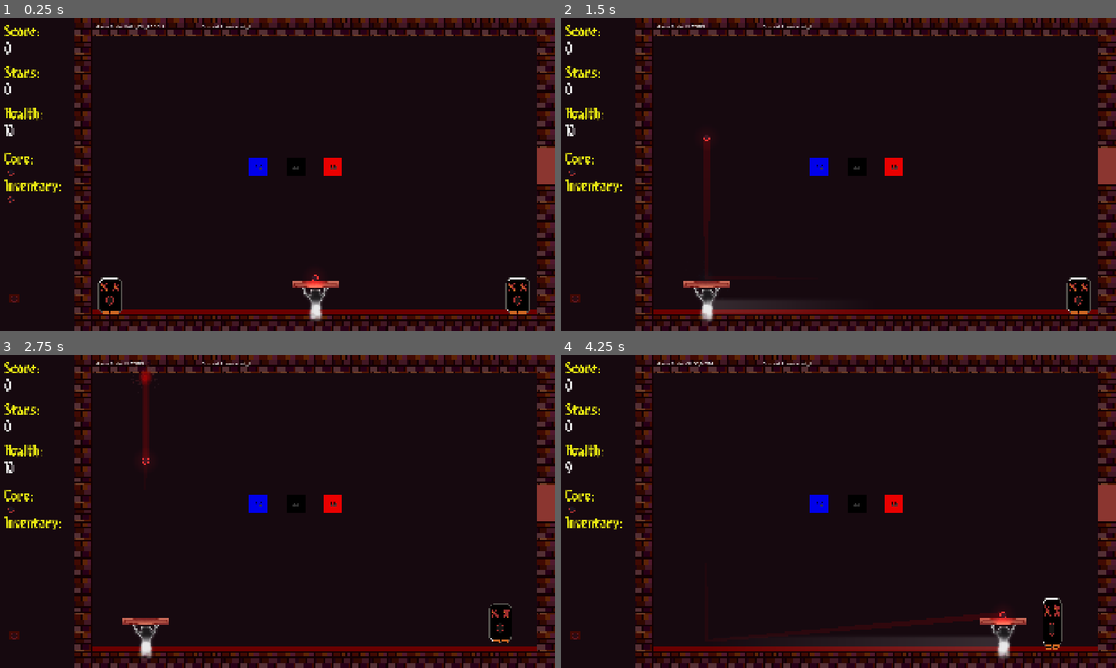
Above: before the commit, frames 1-4 (two rows, left to right).
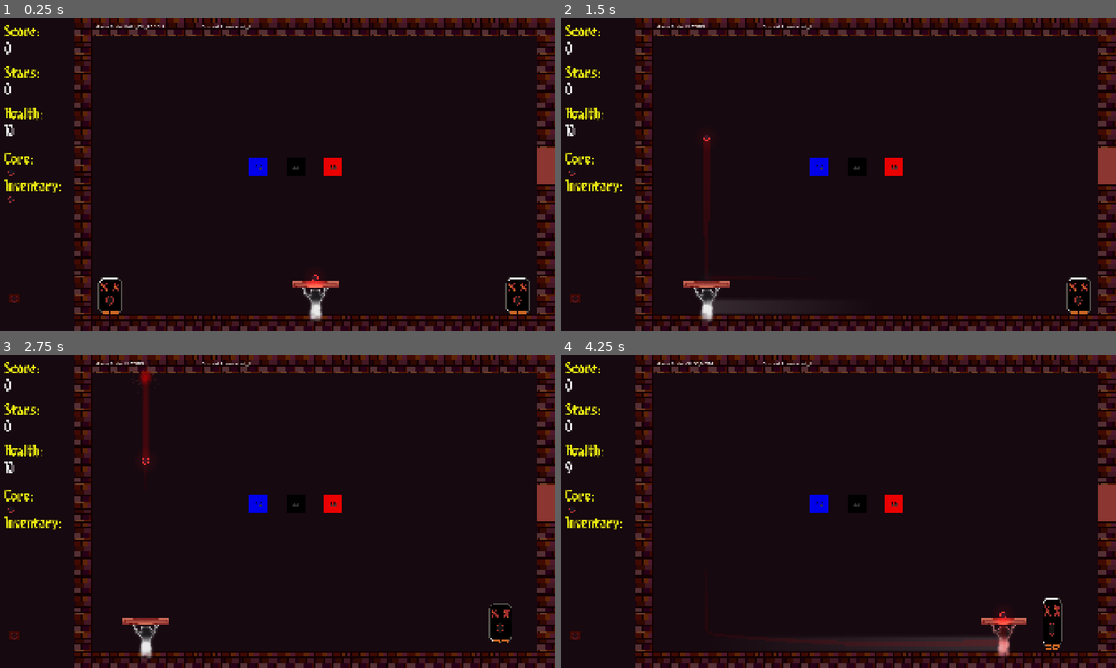
Above: after the commit, the same moments.

Repository: lostpoet999/escape_to_marty
Game: Godot game, scene res://scenes_and_scripts/levels/test_scene.tscn
The game is run twice, just before and just after one commit, with the same random seed, the same clock (stepped at 60 frames per second) and the same inputs. This scene is started directly instead of the project's main scene. Sound files missing from this copy of the repository are replaced by a short silence.
Inputs (mouse positions are in pixels of both pictures, inside the frame that each line leads up to):
- Up to frame 1 (0.25 s): no input
- Up to frame 2 (1.5 s): click (572, 171) at 0.52 s; click (572, 199) at 1.27 s
- Up to frame 3 (2.75 s): click (11, 508) at 2 s
- Up to frame 4 (4.25 s): click (572, 508) at 2.75 s; move the mouse to (866, 511) at 3.52 s; hold Tab (click_mode_toggle) from 3.53 s (still down); click (866, 511) at 3.67 s

The runs differ from the first frame. In frame 1, 1.1% of the frame differs, in the area x 16-97%, y 93-95%; in frame 2, 1.2%; in frame 3, 1.2%; in frame 4, 2.1%, in the area x 16-97%, y 82-97%.

Commit message:
feat: updated how david takes damage visuals

Diff:
--- a/scenes_and_scripts/ball/ball.gd
+++ b/scenes_and_scripts/ball/ball.gd
@@ -36,6 +36,7 @@
 @onready var paddle: Paddle = $"../Paddle"
 @onready var paddle_collision: CollisionShape2D = $"../Paddle/PaddleCollisionShape"
 @onready var ball_collision: CollisionShape2D = $bounce_collision_shape
+var is_tweening_to_david: bool = false
 
 @onready var ball_half_height: float = (ball_collision.shape as CircleShape2D).radius
 @onready var effects_node: Node = $Effects
@@ -80,7 +81,38 @@
 	var offset: float = ball_half_height + get_paddle_half_height() + 1
 	position = paddle.global_position + Vector2(0, -offset)
 	on_paddle = true
+	ball_collision.set_deferred("disabled", false)
+	set_physics_process(true)
+	is_tweening_to_david = false
 	GameManager.change_state(GameManager.GameState.BALL_ON_PADDLE)
+
+
+func tween_to_david(hit_pos: Vector2) -> void:
+	is_tweening_to_david = true
+	set_physics_process(false)
+	ball_collision.set_deferred("disabled", true)
+
+	var david: Node2D = get_tree().get_first_node_in_group("david")
+	var hit_target: Node2D = david.get_node("DavidHitTarget")
+
+	var p0: Vector2 = hit_pos
+	var p2: Vector2 = hit_target.global_position
+	var mid: Vector2 = (p0 + p2) * 0.5
+	var sag: float = 40.0
+	var p1: Vector2 = mid + Vector2(0, sag)
+
+	var tw: Tween = create_tween().set_trans(Tween.TRANS_SINE).set_ease(Tween.EASE_IN_OUT)
+	tw.tween_method(
+		func(t: float) -> void:
+			global_position = _bezier(t, p0, p1, p2),
+		0.0, 1.0, 0.2
+	)
+	await tw.finished
+
+
+func _bezier(t: float, p0: Vector2, p1: Vector2, p2: Vector2) -> Vector2:
+	var u: float = 1.0 - t
+	return u * u * p0 + 2.0 * u * t * p1 + t * t * p2
 
 func repopulate_effects_from_inventory() -> void:
 	powerup_array.clear()
--- a/scenes_and_scripts/collectibles/star_collectible.gd
+++ b/scenes_and_scripts/collectibles/star_collectible.gd
@@ -17,9 +17,10 @@
 	if area.is_in_group(GameManager.DEATH_WALLS):
 		Signalbus.star_collected.emit(-1)
 		queue_free()
+	elif area.is_in_group("david"): collect_star()
 
-func _on_body_entered(body: Node2D) -> void:
-	if body.is_in_group(GameManager.PADDLE):
+
+func collect_star()->void:
 		collected = true
 		set_deferred("monitoring", false)
 		Signalbus.star_collected.emit(-1)
@@ -27,3 +28,7 @@
 		PlayerData.change_player_stars(star_value)
 		visible = false
 		call_deferred("queue_free")
+
+func _on_body_entered(body: Node2D) -> void:
+	if body.is_in_group(GameManager.PADDLE):
+		collect_star()
--- a/scenes_and_scripts/inventory/item_pool.tres
+++ b/scenes_and_scripts/inventory/item_pool.tres
@@ -2,12 +2,12 @@
 
 [ext_resource type="Script" uid="uid://c883xeifksqne" path="res://scenes_and_scripts/powerups_and_effects/base_item.gd" id="1_8japa"]
 [ext_resource type="Script" uid="uid://d2lueb6p5il1v" path="res://scenes_and_scripts/inventory/item_pool.gd" id="2_upo5x"]
-[ext_resource type="Resource" uid="uid://b1myuckbujeku" path="res://scenes_and_scripts/powerups_and_effects/ball_powerups/2x_damage..tres" id="3_ee38i"]
+[ext_resource type="Resource" uid="uid://b1myuckbujeku" path="res://scenes_and_scripts/powerups_and_effects/ball_powerups/2x_damage.tres" id="3_ee38i"]
 [ext_resource type="Resource" uid="uid://fyf4owjki76f" path="res://scenes_and_scripts/powerups_and_effects/ball_powerups/plus_two_dmg.tres" id="3_kfe0u"]
 [ext_resource type="Resource" uid="uid://ctgr6av7wt1l4" path="res://scenes_and_scripts/powerups_and_effects/paddle_active_powerups/paddle_active_test.tres" id="4_ee38i"]
-[ext_resource type="Resource" uid="uid://c7gdauspp2vbh" path="res://scenes_and_scripts/powerups_and_effects/ball_powerups/+3 test.tres" id="5_ee38i"]
+[ext_resource type="Resource" uid="uid://c7gdauspp2vbh" path="res://scenes_and_scripts/powerups_and_effects/ball_powerups/+3_test.tres" id="5_ee38i"]
 [ext_resource type="Resource" uid="uid://8rrbt0jirryc" path="res://scenes_and_scripts/powerups_and_effects/paddle_active_powerups/paddle_shot2.tres" id="6_oyjj8"]
-[ext_resource type="Resource" uid="uid://cyfkiym60unn" path="res://scenes_and_scripts/powerups_and_effects/paddle_powerups/paddle_lenght_up_1.tres" id="7_4n03o"]
+[ext_resource type="Resource" uid="uid://cyfkiym60unn" path="res://scenes_and_scripts/powerups_and_effects/paddle_powerups/paddle_length_up_1.tres" id="7_4n03o"]
 
 [resource]
 script = ExtResource("2_upo5x")
--- a/scenes_and_scripts/levels/floor_1_the_lighthouse/floor_1_layout.tres
+++ b/scenes_and_scripts/levels/floor_1_the_intersection/floor_1_layout.tres
@@ -2,12 +2,12 @@
 
 [ext_resource type="Script" uid="uid://pnkwdspwmpwe" path="res://scenes_and_scripts/levels/room_entry.gd" id="1_hqd6g"]
 [ext_resource type="Script" uid="uid://bvs3ugvgbabkc" path="res://scenes_and_scripts/levels/floor_data.gd" id="2_j7weq"]
-[ext_resource type="PackedScene" uid="uid://bordljimg38oq" path="res://scenes_and_scripts/levels/floor_1_the_lighthouse/combat_1_1.tscn" id="3_hqd6g"]
+[ext_resource type="PackedScene" uid="uid://bordljimg38oq" path="res://scenes_and_scripts/levels/floor_1_the_intersection/combat_1_1.tscn" id="3_hqd6g"]
 [ext_resource type="PackedScene" uid="uid://bhyu3nftn678w" path="res://scenes_and_scripts/levels/common_rooms/start_1.tscn" id="3_n2un6"]
-[ext_resource type="PackedScene" uid="uid://b3skgrm0cpgc1" path="res://scenes_and_scripts/levels/floor_1_the_lighthouse/combat_1_2.tscn" id="4_n2un6"]
-[ext_resource type="PackedScene" uid="uid://bk4fir2rv0b7w" path="res://scenes_and_scripts/levels/floor_1_the_lighthouse/combat_1_3.tscn" id="5_3m4i2"]
+[ext_resource type="PackedScene" uid="uid://b3skgrm0cpgc1" path="res://scenes_and_scripts/levels/floor_1_the_intersection/combat_1_2.tscn" id="4_n2un6"]
+[ext_resource type="PackedScene" uid="uid://bk4fir2rv0b7w" path="res://scenes_and_scripts/levels/floor_1_the_intersection/combat_1_3.tscn" id="5_3m4i2"]
 [ext_resource type="PackedScene" uid="uid://7vttec5plsdk" path="res://scenes_and_scripts/levels/common_rooms/powerup_1.tscn" id="6_1f751"]
-[ext_resource type="PackedScene" uid="uid://c8g1d60jilaq4" path="res://scenes_and_scripts/levels/floor_1_the_lighthouse/combat_1_4.tscn" id="7_87kjy"]
+[ext_resource type="PackedScene" uid="uid://c8g1d60jilaq4" path="res://scenes_and_scripts/levels/floor_1_the_intersection/combat_1_4.tscn" id="7_87kjy"]
 [ext_resource type="PackedScene" uid="uid://dascwkaim2un" path="res://scenes_and_scripts/memories/memory_1_1.tscn" id="8_d5n1e"]
 [ext_resource type="PackedScene" uid="uid://bwuoolbwt8v67" path="res://scenes_and_scripts/levels/common_rooms/shop_1.tscn" id="9_kvvos"]
 [ext_resource type="PackedScene" uid="uid://btijrxb2gp1en" path="res://scenes_and_scripts/memories/memory_1_2.tscn" id="10_d5n1e"]
--- a/scenes_and_scripts/player/paddle.gd
+++ b/scenes_and_scripts/player/paddle.gd
@@ -16,6 +16,7 @@
 
 var accumulated_mouse_movement_x: float = 0
 var mouse_sensitivity: float = 1.0
+var is_tweening_to_david: bool = false
 
 
 var base_scale_x: float
@@ -165,6 +166,19 @@
 		if active_paddle_powerup:
 			active_paddle_powerup.activate(self,projectiles)
 
+func hit_feedback() -> void:
+	# scale pulse — David is a child, so he pulses too
+	var base_scale: Vector2 = scale
+	var tw_scale: Tween = create_tween().set_trans(Tween.TRANS_QUAD).set_ease(Tween.EASE_OUT)
+	tw_scale.tween_property(self, "scale", base_scale * 0.9, 0.06)
+	tw_scale.tween_property(self, "scale", base_scale, 0.18)
+
+	# red flash on David only
+	var david: Node2D = $David
+	david.modulate = Color.RED
+	var tw_flash: Tween = create_tween()
+	tw_flash.tween_property(david, "modulate", Color.WHITE, 0.22)
+
 func get_movement_direction() -> float:
 	return current_speed
 
--- a/scenes_and_scripts/player/paddle.tscn
+++ b/scenes_and_scripts/player/paddle.tscn
@@ -47,14 +47,19 @@
 [node name="spawn_right" type="Marker2D" parent="." unique_id=1006701272]
 position = Vector2(61, -4)
 
-[node name="GhostDavid" parent="." unique_id=1136750017 instance=ExtResource("3_sflau")]
-modulate = Color(1, 1, 1, 0.7921569)
-position = Vector2(0, 10)
-
 [node name="MouseGestures" parent="." unique_id=662497496 instance=ExtResource("4_ireb1")]
 
 [node name="Paddle" type="Node2D" parent="." unique_id=192741555]
 
-[node name="David" type="CollisionShape2D" parent="." unique_id=544298755]
+[node name="David" type="Area2D" parent="." unique_id=947183434 groups=["david"]]
+
+[node name="DavidCollider" type="CollisionShape2D" parent="David" unique_id=544298755]
 position = Vector2(1, 67)
 shape = SubResource("RectangleShape2D_ireb1")
+
+[node name="GhostDavid" parent="David" unique_id=1136750017 instance=ExtResource("3_sflau")]
+modulate = Color(1, 1, 1, 0.7921569)
+position = Vector2(0, 10)
+
+[node name="DavidHitTarget" type="Marker2D" parent="David" unique_id=773740869]
+position = Vector2(1, 59)
--- a/scenes_and_scripts/powerups_and_effects/ball_effects/damage_effects/Base Definition/base_damage_effect.gd
+++ b/scenes_and_scripts/powerups_and_effects/ball_effects/damage_effects/Base Definition/base_damage_effect.gd
@@ -17,5 +17,10 @@
 	if damage_target.is_in_group("bricks"):
 		damage_target.call("accept_damage", ball_ref.ball_dmg, damage_types) #TODO: biforcate click damage from ball bounce damage
 	elif damage_target.is_in_group("DeathWalls"):
+		if ball_ref.is_tweening_to_david:
+			return
+		await ball_ref.tween_to_david(ball_ref.global_position)
+		PlayerData.accept_damage(int(ball_ref.ball_dmg))
+		ball_ref.paddle.hit_feedback()
+		SFX.play_sound("player_hurt")
 		ball_ref.position_ball_on_paddle()
-		PlayerData.accept_damage(int(ball_ref.ball_dmg))
--- a/scenes_and_scripts/sound_system/entity_sfx.tscn
+++ b/scenes_and_scripts/sound_system/entity_sfx.tscn
@@ -11,6 +11,7 @@
 [ext_resource type="AudioStream" uid="uid://cwqip11vdpijx" path="res://sound_effects/dry (no reverb)/spirit-shot.wav" id="9_hpigb"]
 [ext_resource type="AudioStream" uid="uid://ddf3es58leurn" path="res://sound_effects/working/star.wav" id="10_0gpy4"]
 [ext_resource type="AudioStream" uid="uid://bqhkgoxlfjnhf" path="res://sound_effects/dry (no reverb)/ball-thud.wav" id="11_idfbx"]
+[ext_resource type="AudioStream" uid="uid://ctj1otxtjk7pa" path="res://sound_effects/dry (no reverb)/paddle-hit.wav" id="12_568ao"]
 
 [sub_resource type="Resource" id="Resource_84rug"]
 script = ExtResource("2_3pagk")
@@ -80,6 +81,12 @@
 pitch_variance = 0.2
 metadata/_custom_type_script = "uid://2fgoca4drc17"
 
+[sub_resource type="Resource" id="Resource_18s1p"]
+script = ExtResource("2_3pagk")
+name = "player_hurt"
+audio = ExtResource("12_568ao")
+metadata/_custom_type_script = "uid://2fgoca4drc17"
+
 [node name="EntitySfx" type="Node" unique_id=529254853]
 script = ExtResource("1_mje1w")
-sounds = Array[ExtResource("2_3pagk")]([SubResource("Resourc …(217 unchanged characters)… e_7iehp"), SubResource("Resource_3w05g")])
+sounds = Array[ExtResource("2_3pagk")]([SubResource("Resourc …(217 unchanged characters)… e_7iehp"), SubResource("Resource_3w05g"), SubResource("Resource_18s1p")])
--- a/scenes_and_scripts/sound_system/music_and_ambient_singleton.tscn
+++ b/scenes_and_scripts/sound_system/music_and_ambient_singleton.tscn
@@ -12,14 +12,14 @@
 script = ExtResource("3_1j6id")
 song_name = "track1"
 audio = ExtResource("4_r24dt")
-volume_db = -10.0
+volume_db = -40.0
 metadata/_custom_type_script = "uid://ci502qqgi27k5"
 
 [sub_resource type="Resource" id="Resource_div0h"]
 script = ExtResource("3_1j6id")
 song_name = "song1 lower octave"
 audio = ExtResource("5_nsxlf")
-volume_db = -10.0
+volume_db = -40.0
 metadata/_custom_type_script = "uid://ci502qqgi27k5"
 
 [sub_resource type="Resource" id="Resource_fmkea"]
--- a/scenes_and_scripts/walls/death_wall.tscn
+++ b/scenes_and_scripts/walls/death_wall.tscn
@@ -1,18 +1,20 @@
-[gd_scene load_steps=2 format=3 uid="uid://dyl58ch7f3lkt"]
+[gd_scene format=3 uid="uid://dyl58ch7f3lkt"]
 
 [sub_resource type="RectangleShape2D" id="RectangleShape2D_022af"]
-size = Vector2(1611, 108)
+size = Vector2(1611, 327)
 
-[node name="DeathWall" type="Area2D" groups=["DeathWalls"]]
+[node name="DeathWall" type="Area2D" unique_id=758155890 groups=["DeathWalls"]]
 self_modulate = Color(1, 0, 0, 1)
 scale = Vector2(1, 0.25)
 
-[node name="CollisionShape2D" type="CollisionShape2D" parent="."]
-position = Vector2(833.5, 53)
+[node name="CollisionShape2D" type="CollisionShape2D" parent="." unique_id=1788687554]
+position = Vector2(833.5, -56.5)
 shape = SubResource("RectangleShape2D_022af")
 
-[node name="TextureRect" type="ColorRect" parent="."]
+[node name="TextureRect" type="ColorRect" parent="." unique_id=1796272512]
+visible = false
 offset_left = 28.0
+offset_top = -224.0
 offset_right = 1640.0
 offset_bottom = 108.0
 color = Color(0.45755547, 1.2393668e-06, 2.1658838e-07, 1)
Renamed: scenes_and_scripts/levels/floor_1_the_lighthouse/combat_1_1.tscn -> scenes_and_scripts/levels/floor_1_the_intersection/combat_1_1.tscn
Renamed: scenes_and_scripts/levels/floor_1_the_lighthouse/combat_1_2.tscn -> scenes_and_scripts/levels/floor_1_the_intersection/combat_1_2.tscn
Renamed: scenes_and_scripts/levels/floor_1_the_lighthouse/combat_1_3.tscn -> scenes_and_scripts/levels/floor_1_the_intersection/combat_1_3.tscn
Renamed: scenes_and_scripts/levels/floor_1_the_lighthouse/combat_1_4.tscn -> scenes_and_scripts/levels/floor_1_the_intersection/combat_1_4.tscn
Renamed: scenes_and_scripts/powerups_and_effects/ball_powerups/+3 test.tres -> scenes_and_scripts/powerups_and_effects/ball_powerups/+3_test.tres
Renamed: scenes_and_scripts/powerups_and_effects/ball_powerups/2x_damage..tres -> scenes_and_scripts/powerups_and_effects/ball_powerups/2x_damage.tres
Renamed: scenes_and_scripts/powerups_and_effects/paddle_powerups/paddle_lenght_up_1.tres -> scenes_and_scripts/powerups_and_effects/paddle_powerups/paddle_length_up_1.tres
